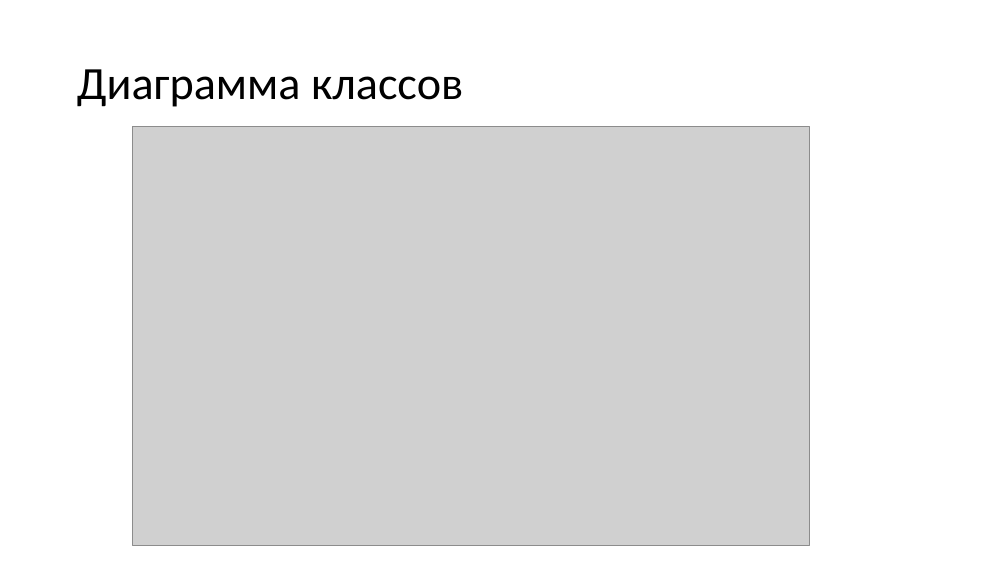
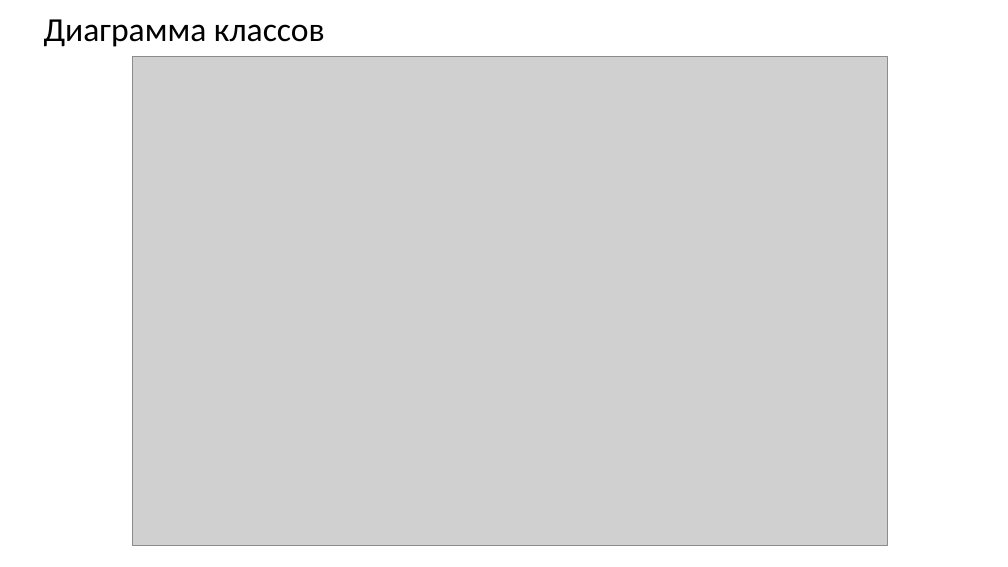
Before and after one commit to Letargon/com.bmstu.notifications.manager, a slide deck: slide 10 of Презентация.pptx. Drawn at 1008x567 pixels with LibreOffice and Linux fonts; fonts in the diff are those of the drawing; grey boxes stand for pictures. Boxes give left, top, right and bottom in pixels: in the first picture for what was removed or moved away, otherwise in the second. Text is boxed around its words. In the diff, an @@ line names an element or a change of style, - is before the commit and + after.

```diff
--- a/Презентация.pptx
+++ b/Презентация.pptx
@@ title "Диаграмма классов" moved from (x1=77, y1=69, x2=463, y2=107) to (x1=44, y1=19, x2=325, y2=47) @@
@@ title "Диаграмма классов" at (x1=44, y1=19, x2=325, y2=47): size 44 to 32 pt @@
@@ picture resized from (x1=132, y1=126, x2=809, y2=545) to (x1=132, y1=57, x2=887, y2=545) @@
```
Also in this commit, not shown: 9 other slides changed, 1 slide added.
